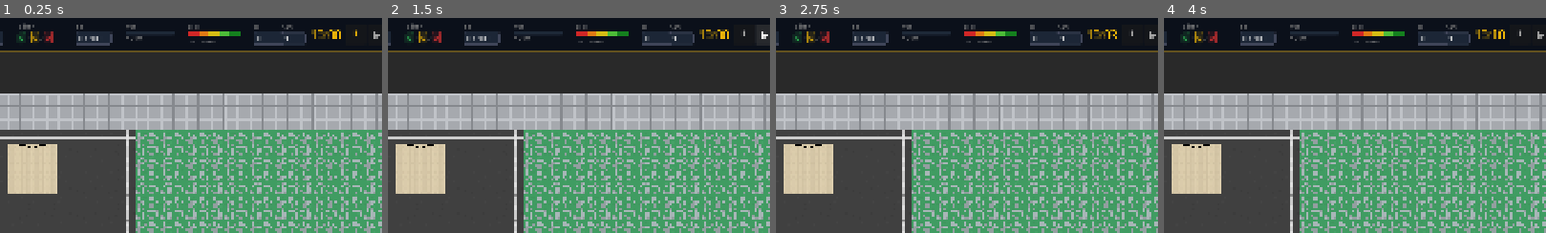
Above: before the commit, frames 1-4 (left to right).
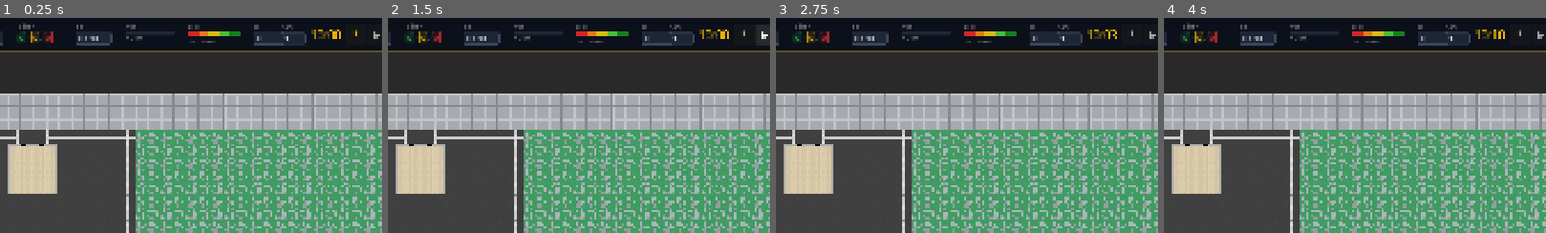
Above: after the commit, the same moments.

Repository: pengels24/homasim-godot
Game: Godot game, scene res://scenes/ingame/Ingame.tscn
Same seed, same stepped clock (60 frames per second), same inputs: the game is played once before the commit and once after it. This scene is started directly instead of the project's main scene.
Inputs (mouse positions are % of the whole screen's width and height, from its top left):
- Up to frame 1 (0.25 s): no input
- Up to frame 2 (1.5 s): click "⏸" at 0.5 s; click "▶" at 1.25 s
- Up to frame 3 (2.75 s): click "⏩" at 2 s
- Up to frame 4 (4 s): click (33, 95) at 2.77 s; click (38, 95) at 3.52 s
The pictures show only the part of the screen within x 46-96%, y 0-50%; the shares and areas given below are measured in that part.

The runs differ from the first frame. In frame 1, 0.5% of the frame differs, in the area x 2-15%, y 52-82%; in frame 2, 0.5%; in frame 3, 0.5%; in frame 4, 0.5%.

Commit message:
gd-0.1.11 – GDD freigegeben, Lobby Tile-Art überarbeitet (ANG-158)
- GDD (_dev/GDD.md) erstellt und freigegeben: 14 Sections, Techdemo-Fahrplan eingefroren
- Lobby Wand/Ecktiles überarbeitet (floor_lobby_wall_*)
- Eingangs-Pfad-Tiles tile_0687/tile_0688 neu + in Lobby.tscn eingebunden
- Lobby.tscn: 3 neue TileSetAtlasSources, tile_map_data mit Pfad-Tiles erweitert

Co-Authored-By: Claude Sonnet 4.6 <noreply@anthropic.com>

Diff:
--- a/scenes/ingame/rooms/Lobby.tscn
+++ b/scenes/ingame/rooms/Lobby.tscn
@@ -2,8 +2,11 @@
 
 [ext_resource type="Texture2D" uid="uid://dcflh6vmbcela" path="res://assets/tiles/floor_lobby_wall_top_right.png" id="1_4jmhn"]
 [ext_resource type="Texture2D" uid="uid://mkl7uru7ohvh" path="res://assets/tiles/floor_lobby_plain.png" id="2_0r0fe"]
+[ext_resource type="Texture2D" uid="uid://chvfjp13vv8l3" path="res://assets/tiles/ground_floor.png" id="2_x46to"]
+[ext_resource type="Texture2D" uid="uid://bl8w8v2v3rqw0" path="res://assets/tiles/tile_0687.png" id="3_5b14l"]
 [ext_resource type="Texture2D" uid="uid://b5hvrnunjb0f3" path="res://assets/tiles/floor_lobby_wall_bottom.png" id="3_76bap"]
 [ext_resource type="Texture2D" uid="uid://bh7jrican8ubt" path="res://assets/tiles/floor_lobby_wall_bottom_left.png" id="4_ds68s"]
+[ext_resource type="Texture2D" uid="uid://co0d2vd5oxcpm" path="res://assets/tiles/tile_0688.png" id="5_rqtj4"]
 [ext_resource type="Texture2D" uid="uid://cge43rblntx3c" path="res://assets/tiles/floor_lobby_wall_bottom_right.png" id="5_x46to"]
 [ext_resource type="Texture2D" uid="uid://dy320jaaaa4bp" path="res://assets/tiles/floor_lobby_wall_left.png" id="6_ogb25"]
 [ext_resource type="Texture2D" uid="uid://c3spx7tf4sp0f" path="res://assets/tiles/floor_lobby_wall_right.png" id="7_5b14l"]
@@ -13,8 +16,20 @@
 [ext_resource type="Texture2D" uid="uid://chc84gabce8fu" path="res://assets/tiles/floor_lobby_door_top_left.png" id="11_ds68s"]
 [ext_resource type="Texture2D" uid="uid://dg6bbgqys7cj5" path="res://assets/tiles/floor_lobby_door_top_right.png" id="12_x46to"]
 
+[sub_resource type="TileSetAtlasSource" id="TileSetAtlasSource_rqtj4"]
+texture = ExtResource("2_x46to")
+0:0/0 = 0
+
+[sub_resource type="TileSetAtlasSource" id="TileSetAtlasSource_yxojv"]
+texture = ExtResource("3_5b14l")
+0:0/0 = 0
+
 [sub_resource type="TileSetAtlasSource" id="TileSetAtlasSource_pf3hf"]
 texture = ExtResource("1_4jmhn")
+0:0/0 = 0
+
+[sub_resource type="TileSetAtlasSource" id="TileSetAtlasSource_eumws"]
+texture = ExtResource("5_rqtj4")
 0:0/0 = 0
 
 [sub_resource type="TileSetAtlasSource" id="TileSetAtlasSource_gqx1i"]
@@ -59,6 +74,9 @@
 sources/8 = SubResource("TileSetAtlasSource_6nkpv")
 sources/9 = SubResource("TileSetAtlasSource_ql1ac")
 sources/10 = SubResource("TileSetAtlasSource_pf3hf")
+sources/0 = SubResource("TileSetAtlasSource_rqtj4")
+sources/1 = SubResource("TileSetAtlasSource_yxojv")
+sources/11 = SubResource("TileSetAtlasSource_eumws")
 
 [sub_resource type="TileSetAtlasSource" id="TileSetAtlasSource_ogb25"]
 texture = ExtResource("11_ds68s")
@@ -76,7 +94,7 @@
 script = ExtResource("10_0r0fe")
 
 [node name="Ground" type="TileMapLayer" parent="." unique_id=1857395756]
-tile_map_data = PackedByteArray("AAAAAAAACAAAAAAAAAADAAAACgA …(192 unchanged characters)… AAAAAAAACAAEAAgAAAAAAAAACAAIAAgAAAAAAAAA=")
+tile_map_data = PackedByteArray("AAAAAAAACAAAAAAAAAADAAAACgA …(192 unchanged characters)… AAAAAAAACAAEAAgAAAAAAAAACAAIAAgAAAAAAAAABAP//AAAAAAAAAAACAP//AAAAAAAAAAAAAP//CwAAAAAAAAADAP//AQAAAAAAAAA=")
 tile_set = SubResource("TileSet_eumws")
 
 [node name="Door" type="TileMapLayer" parent="." unique_id=1450227237]
Binary file changed: assets/tiles/floor_lobby_door_top_left.png
Binary file changed: assets/tiles/floor_lobby_door_top_right.png
Binary file changed: assets/tiles/floor_lobby_wall_bottom.png
Binary file changed: assets/tiles/floor_lobby_wall_bottom_left.png
Binary file changed: assets/tiles/floor_lobby_wall_bottom_right.png
Binary file changed: assets/tiles/floor_lobby_wall_left.png
Binary file changed: assets/tiles/floor_lobby_wall_right.png
Binary file changed: assets/tiles/floor_lobby_wall_top-left.png
Binary file changed: assets/tiles/floor_lobby_wall_top.png
Binary file changed: assets/tiles/floor_lobby_wall_top_right.png
Binary file added: assets/tiles/tile_0687.png
Binary file added: assets/tiles/tile_0688.png
(and 2 more such lines)
